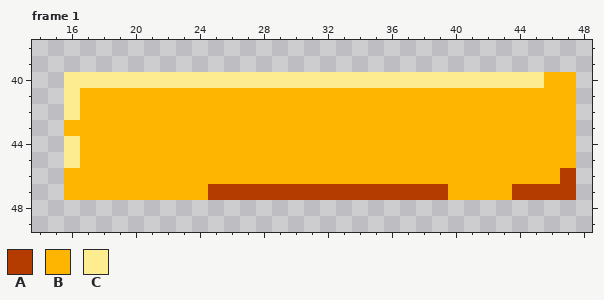
Pixel-art file -- Assets/Art/Sprites/boxOpen.aseprite. The picture above was drawn from the file before the commit.
64x64 pixels, 7 frames. Shown: frame 1: x 14..48, y 38..49.
Palette (. is transparent): A #b53c00  B #feb501  C #feed90
Pixels before, frame 1, first column x 16:
40 CCCCCCCCCCCCCCCCCCCCCCCCCCCCCCBB
41 CBBBBBBBBBBBBBBBBBBBBBBBBBBBBBBB
42 CBBBBBBBBBBBBBBBBBBBBBBBBBBBBBBB
43 BBBBBBBBBBBBBBBBBBBBBBBBBBBBBBBB
44 CBBBBBBBBBBBBBBBBBBBBBBBBBBBBBBB
45 CBBBBBBBBBBBBBBBBBBBBBBBBBBBBBBB
46 BBBBBBBBBBBBBBBBBBBBBBBBBBBBBBBA
47 BBBBBBBBBAAAAAAAAAAAAAAABBBBAAAA
Once edited:
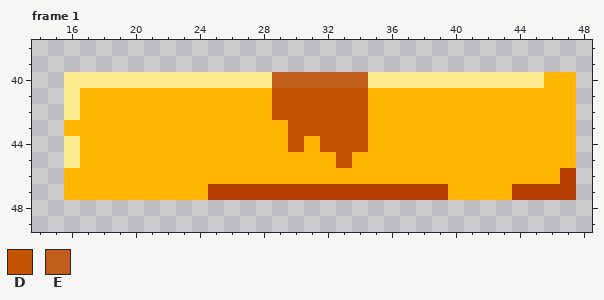
Colours new in this view: D #c35301  E #c35d1b
The edit:
Frame 1:
Colour D replaces colour B in rows 41 to 42 at x 29 to 34; in row 43 at x 30 to 34; in row 44 at x 30 and 32 to 34; in row 45 at x 33.
Colour E replaces colour C in row 40 at x 29 to 34.
Changed places in both pictures, as pixel boxes (x1, y1, x2, y2):
changed: (272, 72, 368, 168)
